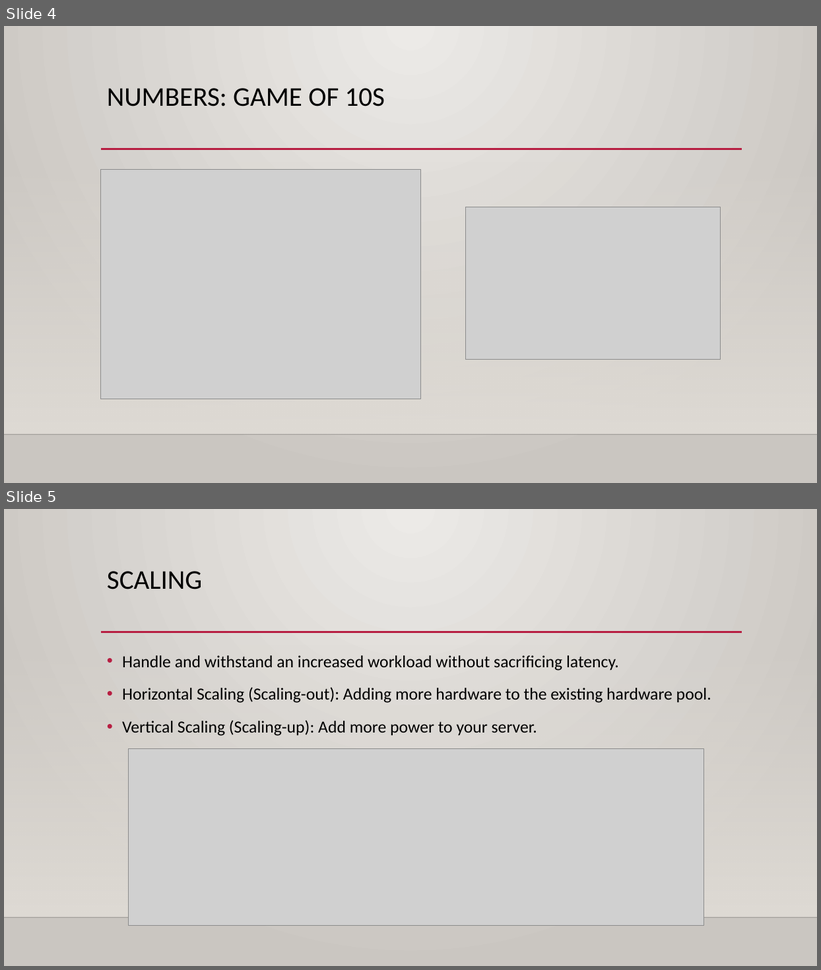
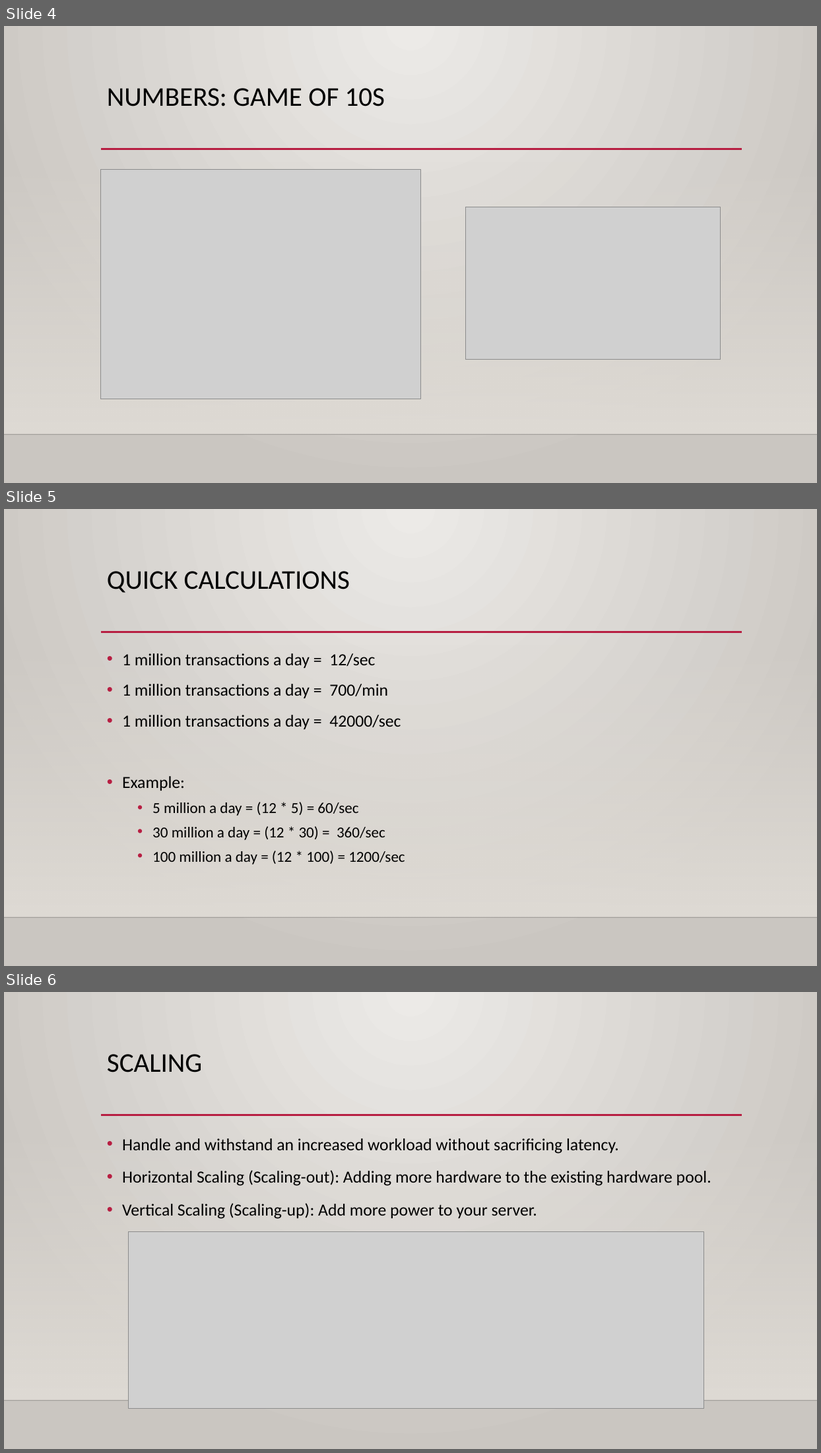
Before and after one commit to onssabarish1992/System-Design, a slide deck: System Design Basics.pptx. Shown one above the other, each under a label of ours: slides 4 and 5 before the commit, slides 4, 5 and 6 after it. The pictures are 821x970 and 821x1453 pixels, drawn with LibreOffice and Linux fonts; fonts in the diff are those of the drawing; grey boxes stand for pictures; background and template pictures are left out. Boxes give left, top, right and bottom in pixels: in the first picture for what was removed or moved away, otherwise in the second. Text is boxed around its words. In the diff, an @@ line names an element or a change of style, - is before the commit and + after.

Commit message:
Updating the basics
Updating the basics

```diff
--- a/System Design Basics.pptx
+++ b/System Design Basics.pptx
@@ slide 5 added at [4,509,817,966], background gradient #ECEAE7 to #CAC7C1; not listed: 3 template elements that a slide beside it also shows @@
@@ title added at [107,571,350,593], 32 pt, text #000000 @@
+QUICK CALCULATIONS
@@ text added at [122,654,405,865], 20 pt, text #000000 @@
+• 1 million transactions a day = 12/sec
+• 1 million transactions a day = 700/min
+• 1 million transactions a day = 42000/sec
+• Example:
+  • 5 million a day = (12 * 5) = 60/sec
+  • 30 million a day = (12 * 30) = 360/sec
+  • 100 million a day = (12 * 100) = 1200/sec
@@ what was slide 5 is now slide 6 @@
```
